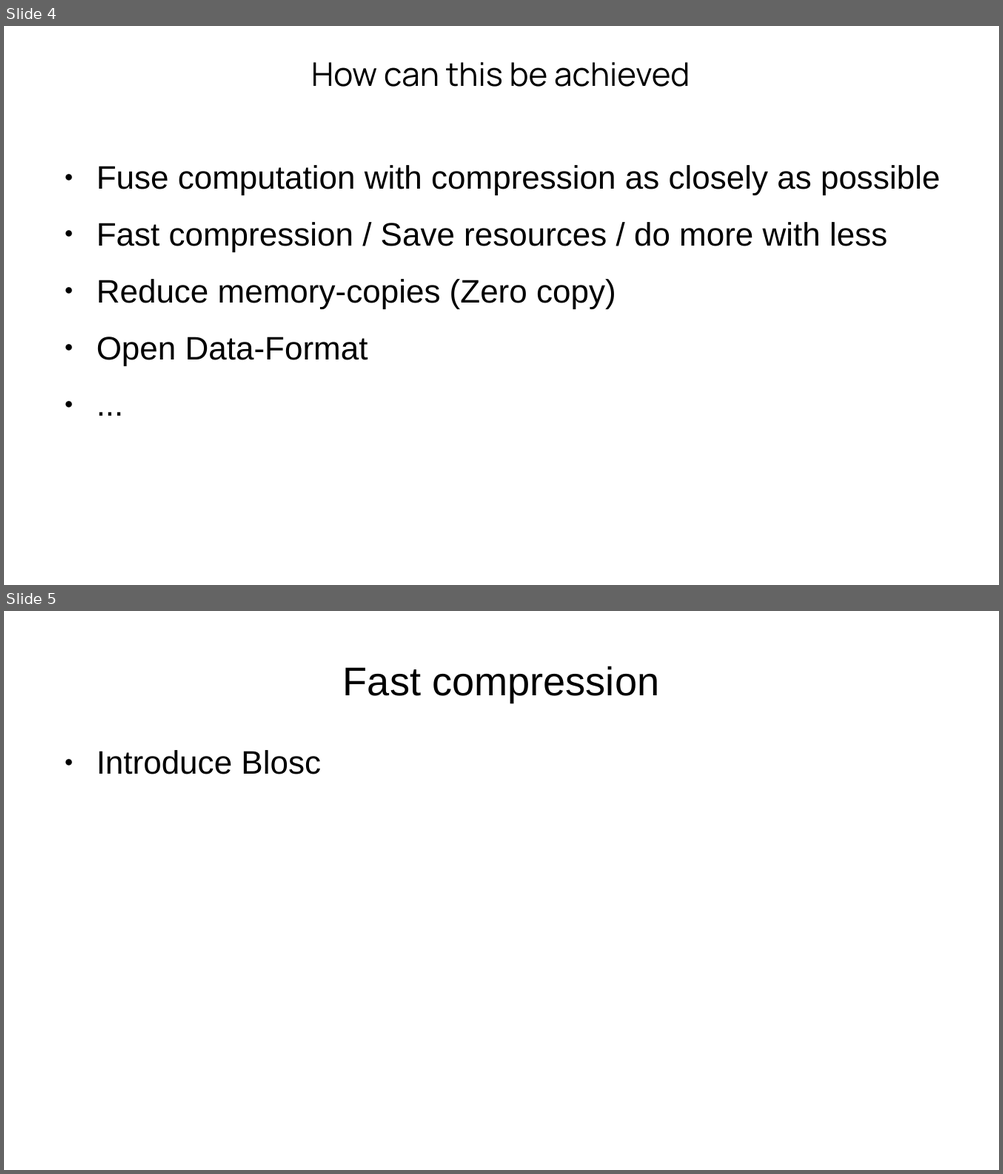
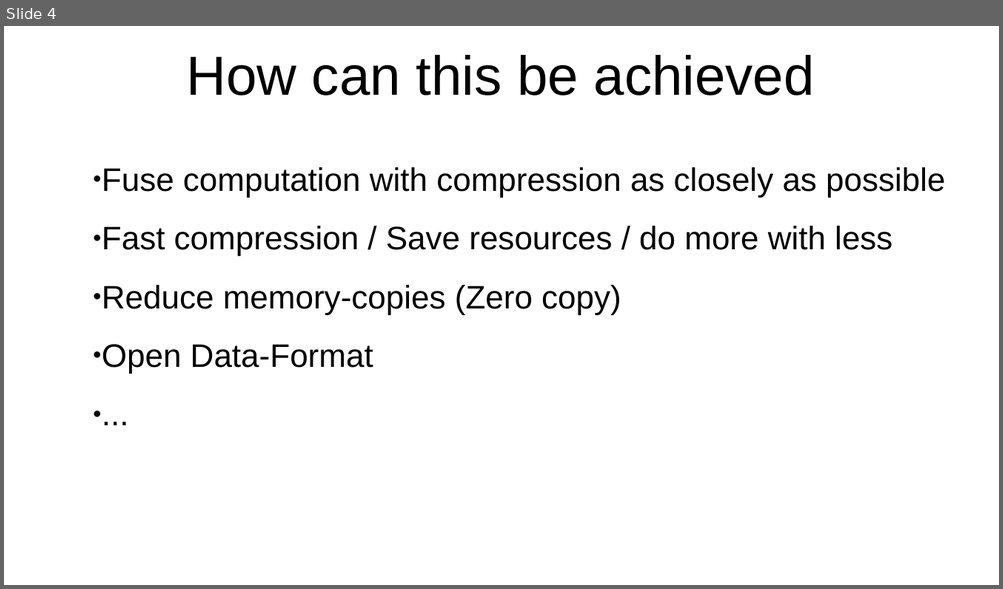
Before and after one commit to inaos/iron-array, a slide deck: decks/pyDataNyc2019.odp. Shown one above the other, each under a label of ours: slides 4 and 5 before the commit, slide 4 after it. The pictures are 1003x1174 and 1003x589 pixels, drawn with LibreOffice and Linux fonts; fonts in the diff are those of the drawing. Boxes give left, top, right and bottom in pixels: in the first picture for what was removed or moved away, otherwise in the second. Text is boxed around its words. In the diff, an @@ line names an element or a change of style, - is before the commit and + after.

Commit message:
Uniformization of the format

```diff
--- a/decks/pyDataNyc2019.odp
+++ b/decks/pyDataNyc2019.odp
@@ slide 5 removed at bbox=[4, 611, 999, 1170], background #FFFFFF @@
@@ title removed at bbox=[343, 666, 659, 703] @@
-Fast compression
@@ text removed at bbox=[96, 750, 321, 775] @@
-● Introduce Blosc
@@ slide 4 changed as well @@
@@ text "How can this be achieved" at bbox=[186, 55, 814, 96]: size 26 to 44 pt, font Manrope to Arial @@
@@ text "Fuse computation with compression as ..." at bbox=[102, 167, 945, 374]: indent changed; line spacing 1 to 1.05 @@
```
Also in this commit, not shown: 20 other slides changed, 1 slide added, 1 other file.
